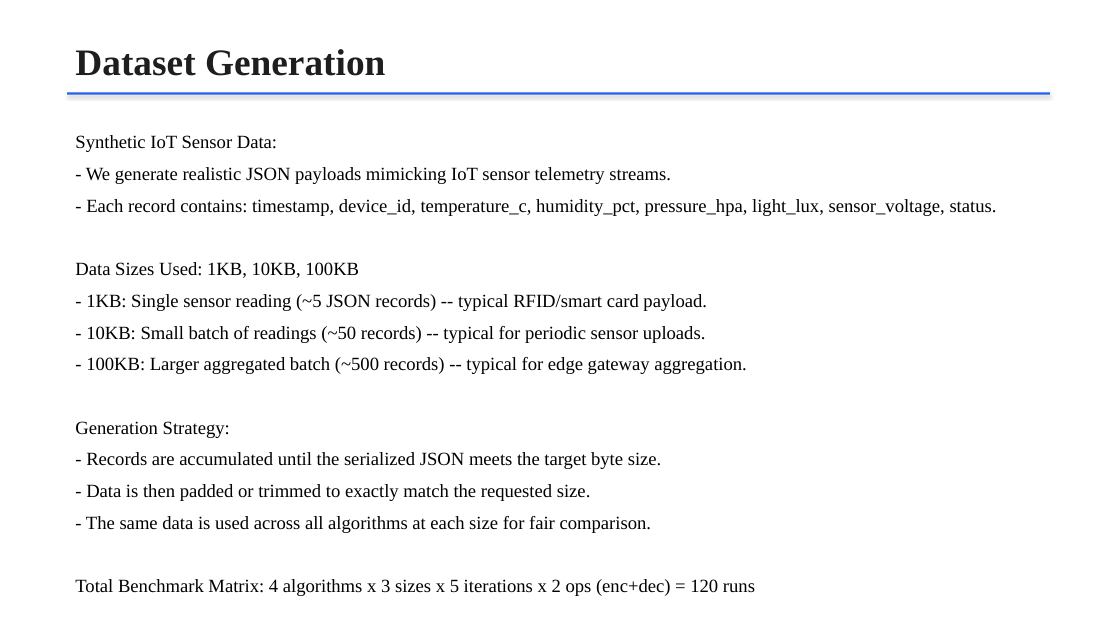
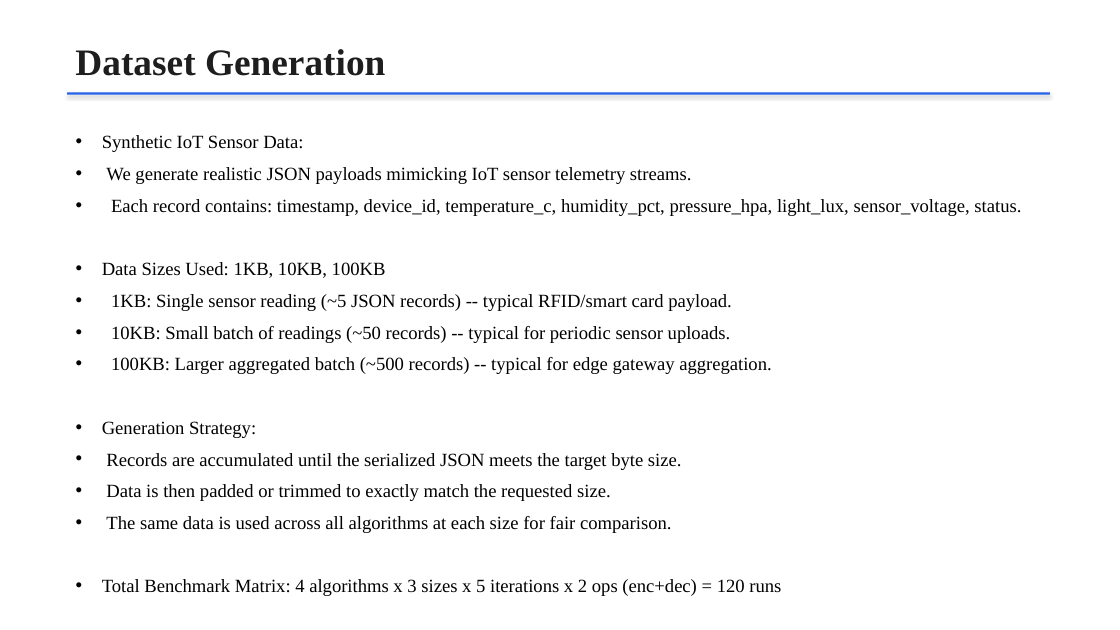
Before and after one commit to Krish6115/Distributed_Systems, a slide deck: slide 6 of Encryption_Edge_Devices_Presentation.pptx. Drawn at 1120x630 pixels with LibreOffice and Linux fonts; fonts in the diff are those of the drawing. Boxes give left, top, right and bottom in pixels: in the first picture for what was removed or moved away, otherwise in the second. Text is boxed around its words. In the diff, an @@ line names an element or a change of style, - is before the commit and + after.

```diff
--- a/Encryption_Edge_Devices_Presentation.pptx
+++ b/Encryption_Edge_Devices_Presentation.pptx
@@ text at (102,135,781,596): bullet none to • @@
@@ text at (106,167,1021,216): text changed @@
-- We generate realistic JSON payloads mimicking IoT sensor telemetry streams.
-- Each record contains: timestamp, device_id, temperature_c, humidity_pct, pressure_hpa, light_lux, sensor_voltage, status.
+• We generate realistic JSON payloads mimicking IoT sensor telemetry streams.
+• Each record contains: timestamp, device_id, temperature_c, humidity_pct, pressure_hpa, light_lux, sensor_voltage, status.
@@ text at (111,294,771,374): text changed @@
-- 1KB: Single sensor reading (~5 JSON records) -- typical RFID/smart card payload.
-- 10KB: Small batch of readings (~50 records) -- typical for periodic sensor uploads.
-- 100KB: Larger aggregated batch (~500 records) -- typical for edge gateway aggregation.
+• 1KB: Single sensor reading (~5 JSON records) -- typical RFID/smart card payload.
+• 10KB: Small batch of readings (~50 records) -- typical for periodic sensor uploads.
+• 100KB: Larger aggregated batch (~500 records) -- typical for edge gateway aggregation.
@@ text at (106,453,682,533): text changed @@
-- Records are accumulated until the serialized JSON meets the target byte size.
-- Data is then padded or trimmed to exactly match the requested size.
-- The same data is used across all algorithms at each size for fair comparison.
+• Records are accumulated until the serialized JSON meets the target byte size.
+• Data is then padded or trimmed to exactly match the requested size.
+• The same data is used across all algorithms at each size for fair comparison.
```
Also in this commit, not shown: 8 other slides changed, 1 slide removed, 1 other file.
